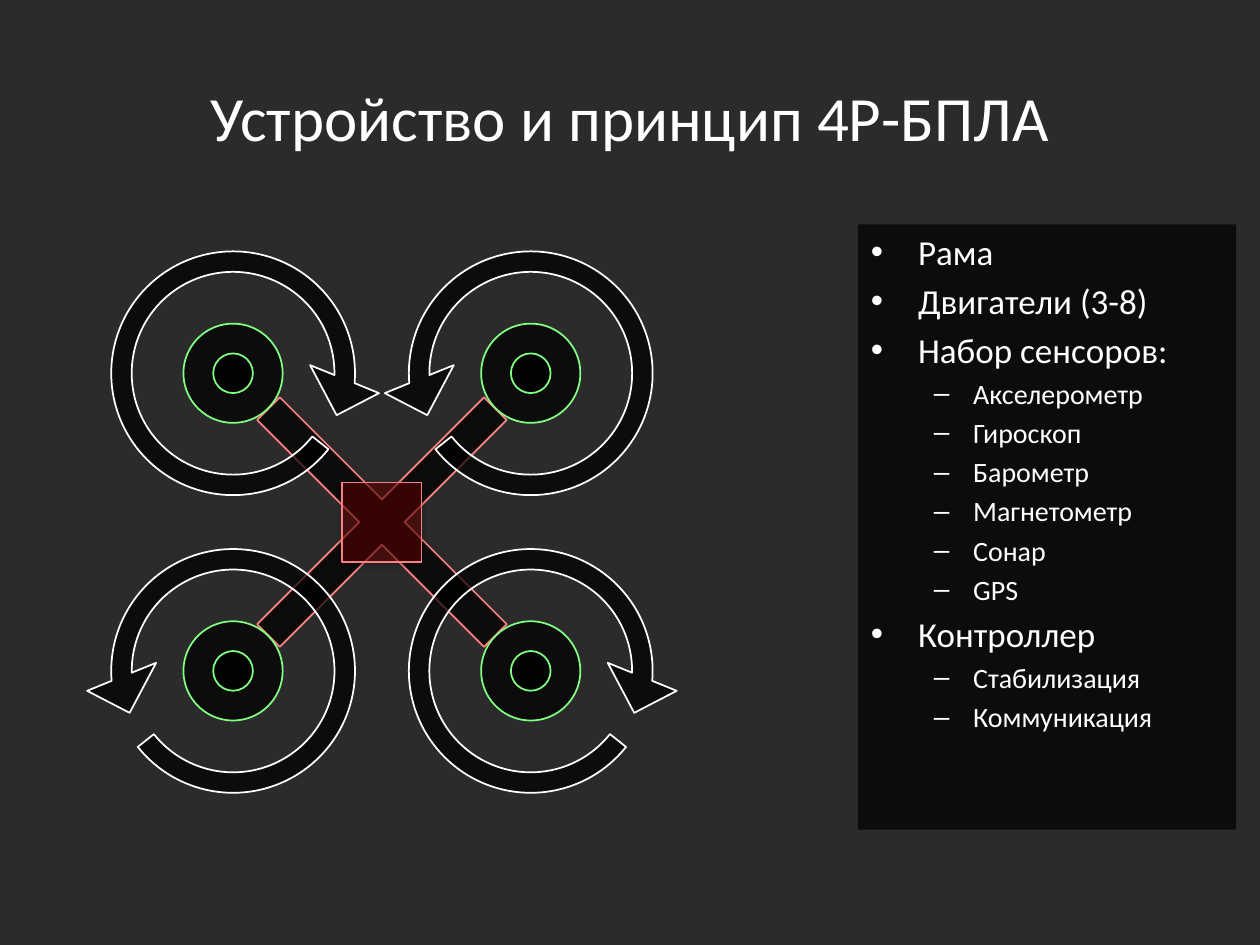
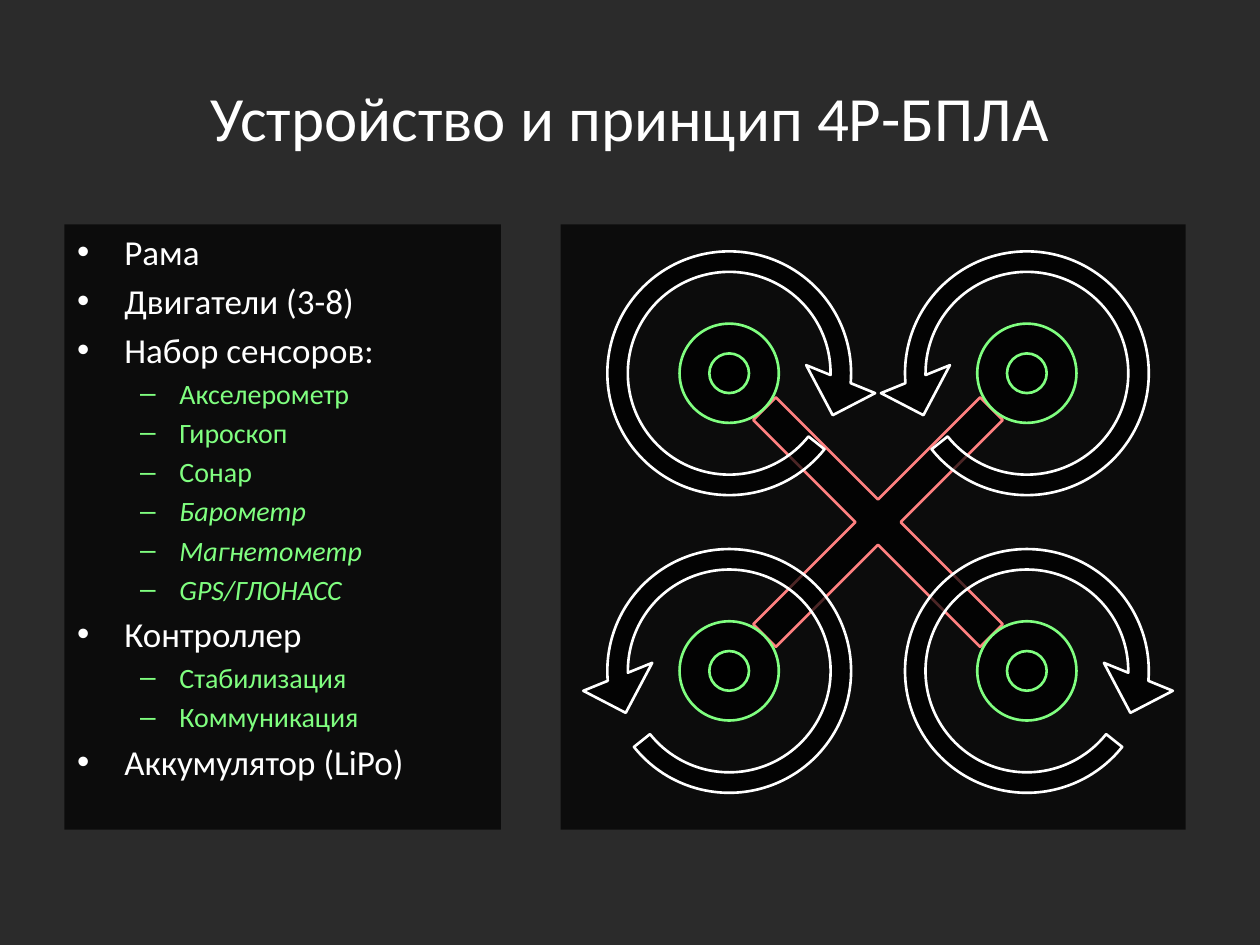
Before and after one commit to Jacobi20/quadro-xds, a slide deck: slide 7 of Docs/Medias2012_dhg.pptx. Drawn at 1260x945 pixels with LibreOffice and Linux fonts; fonts in the diff are those of the drawing; background and template pictures are left out; a plain dark background stands for a picture behind light text. Boxes give left, top, right and bottom in pixels: in the first picture for what was removed or moved away, otherwise in the second. Text is boxed around its words. In the diff, an @@ line names an element or a change of style, - is before the commit and + after.

```diff
--- a/Docs/Medias2012_dhg.pptx
+++ b/Docs/Medias2012_dhg.pptx
@@ text "Рама": place and size @@
-text "Рама" at box(858, 224, 1236, 829)
+text "Рама" at box(64, 224, 500, 829)
@@ rectangle added at box(561, 224, 1186, 829), fill #000000 at 70% opacity @@
@@ cross at box(660, 304, 1096, 740): outline #FF8080 1 pt to #FF8080 1.5 pt @@
@@ text at box(179, 386, 362, 732): text colour #FFFFFF to #80FF80 in "Акселерометр", "Гироскоп", "Барометр", "Магнетометр" and 2 more places; italic on in "Барометр", "Магнетометр" @@
@@ text at box(179, 464, 252, 487): paragraph added @@
+  – Сонар
@@ rectangle removed at box(343, 483, 422, 562) @@
@@ outline #FFFFFF 1 pt to #FFFFFF 1.5 pt in 4 elements at box(581, 224, 878, 522), box(878, 522, 1176, 819), box(878, 224, 1176, 522), box(581, 522, 878, 819) @@
@@ text at box(179, 581, 341, 602): text changed; text colour #FFFFFF to #80FF80; italic on @@
-  – Сонар
-  – GPS
+  – GPS/ГЛОНАСС
@@ 8 ellipses, 4 circular arrows, 1 cross: place and size @@
-8 ellipses, 4 circular arrows, 1 cross at box(84, 224, 679, 819)
+8 ellipses, 4 circular arrows, 1 cross at box(581, 224, 1176, 819)
@@ outline #80FF80 1 pt to #80FF80 1.5 pt in 8 elements at box(679, 324, 779, 423), box(679, 621, 779, 721), box(978, 621, 1077, 721), box(978, 324, 1077, 423), box(1007, 354, 1046, 393), box(709, 354, 748, 393), box(709, 651, 748, 690), box(1007, 651, 1046, 690) @@
@@ text at box(124, 749, 404, 781): paragraph added @@
+• Аккумулятор (LiPo)
```
Also in this commit, not shown: 7 other slides changed, 2 slides added, 4 slides removed.
